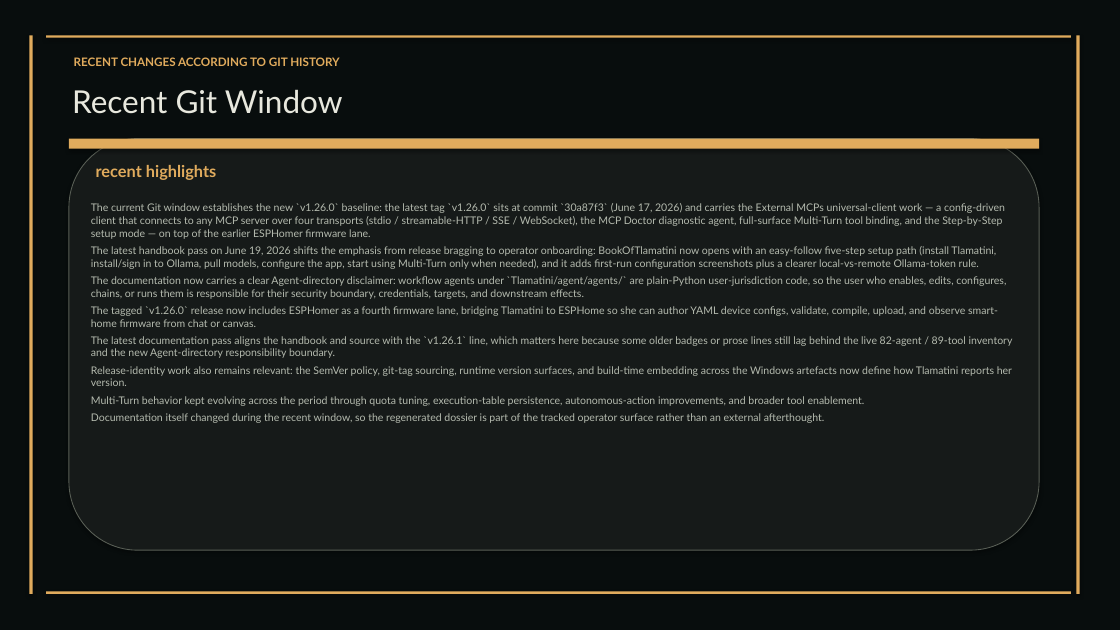
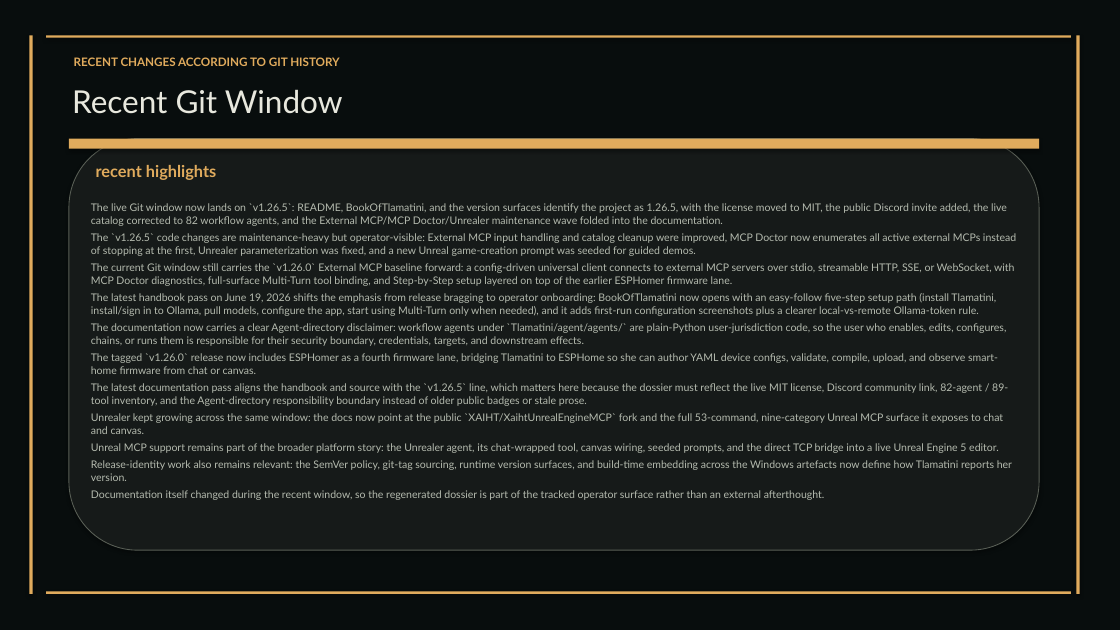
Before and after one commit to XAIHT/Tlamatini, a slide deck: slide 73 of Tlamatini_eXtended_Artificial_Intelligence_Humanly_Tempered.pptx (slide 72 before the commit). Drawn at 1120x630 pixels with LibreOffice and Linux fonts; fonts in the diff are those of the drawing. Boxes give left, top, right and bottom in pixels: in the first picture for what was removed or moved away, otherwise in the second. Text is boxed around its words. In the diff, an @@ line names an element or a change of style, - is before the commit and + after.

Commit message:
Update of visual documentation to 1.26.5, by angelahack1

```diff
--- a/Tlamatini_eXtended_Artificial_Intelligence_Humanly_Tempered.pptx
+++ b/Tlamatini_eXtended_Artificial_Intelligence_Humanly_Tempered.pptx
@@ text at [91,203,1016,286]: text changed @@
-The current Git window establishes the new `v1.26.0` baseline: the latest tag `v1.26.0` sits at commit `30a87f3` (June 17, 2026) and carries the External MCPs universal-client work — a config-driven client that connects to any MCP server over four transports (stdio / streamable-HTTP / SSE / WebSocket), the MCP Doctor diagnostic agent, full-surface Multi-Turn tool binding, and the Step-by-Step setup mode — on top of the earlier ESPHomer firmware lane.
+The live Git window now lands on `v1.26.5`: README, BookOfTlamatini, and the version surfaces identify the project as 1.26.5, with the license moved to MIT, the public Discord invite added, the live catalog corrected to 82 workflow agents, and the External MCP/MCP Doctor/Unrealer maintenance wave folded into the documentation.
+The `v1.26.5` code changes are maintenance-heavy but operator-visible: External MCP input handling and catalog cleanup were improved, MCP Doctor now enumerates all active external MCPs instead of stopping at the first, Unrealer parameterization was fixed, and a new Unreal game-creation prompt was seeded for guided demos.
+The current Git window still carries the `v1.26.0` External MCP baseline forward: a config-driven universal client connects to external MCP servers over stdio, streamable HTTP, SSE, or WebSocket, with MCP Doctor diagnostics, full-surface Multi-Turn tool binding, and Step-by-Step setup layered on top of the earlier ESPHomer firmware lane.
@@ text at [91,383,1008,453]: text changed @@
-The latest documentation pass aligns the handbook and source with the `v1.26.1` line, which matters here because some older badges or prose lines still lag behind the live 82-agent / 89-tool inventory and the new Agent-directory responsibility boundary.
+The latest documentation pass aligns the handbook and source with the `v1.26.5` line, which matters here because the dossier must reflect the live MIT license, Discord community link, 82-agent / 89-tool inventory, and the Agent-directory responsibility boundary instead of older public badges or stale prose.
+Unrealer kept growing across the same window: the docs now point at the public `XAIHT/XaihtUnrealEngineMCP` fork and the full 53-command, nine-category Unreal MCP surface it exposes to chat and canvas.
+Unreal MCP support remains part of the broader platform story: the Unrealer agent, its chat-wrapped tool, canvas wiring, seeded prompts, and the direct TCP bridge into a live Unreal Engine 5 editor.
@@ text at [91,396,865,406]: paragraph removed @@
-Multi-Turn behavior kept evolving across the period through quota tuning, execution-table persistence, autonomous-action improvements, and broader tool enablement.
```
Also in this commit, not shown: 39 other slides changed, 5 slides added, 2 other files.
